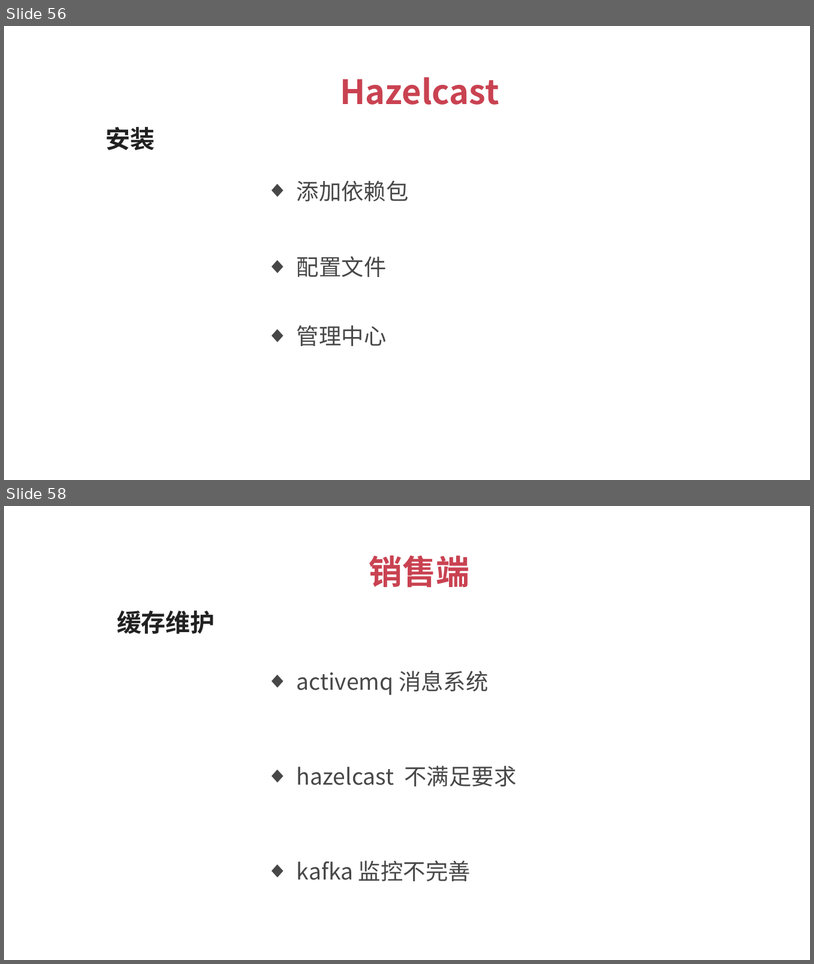
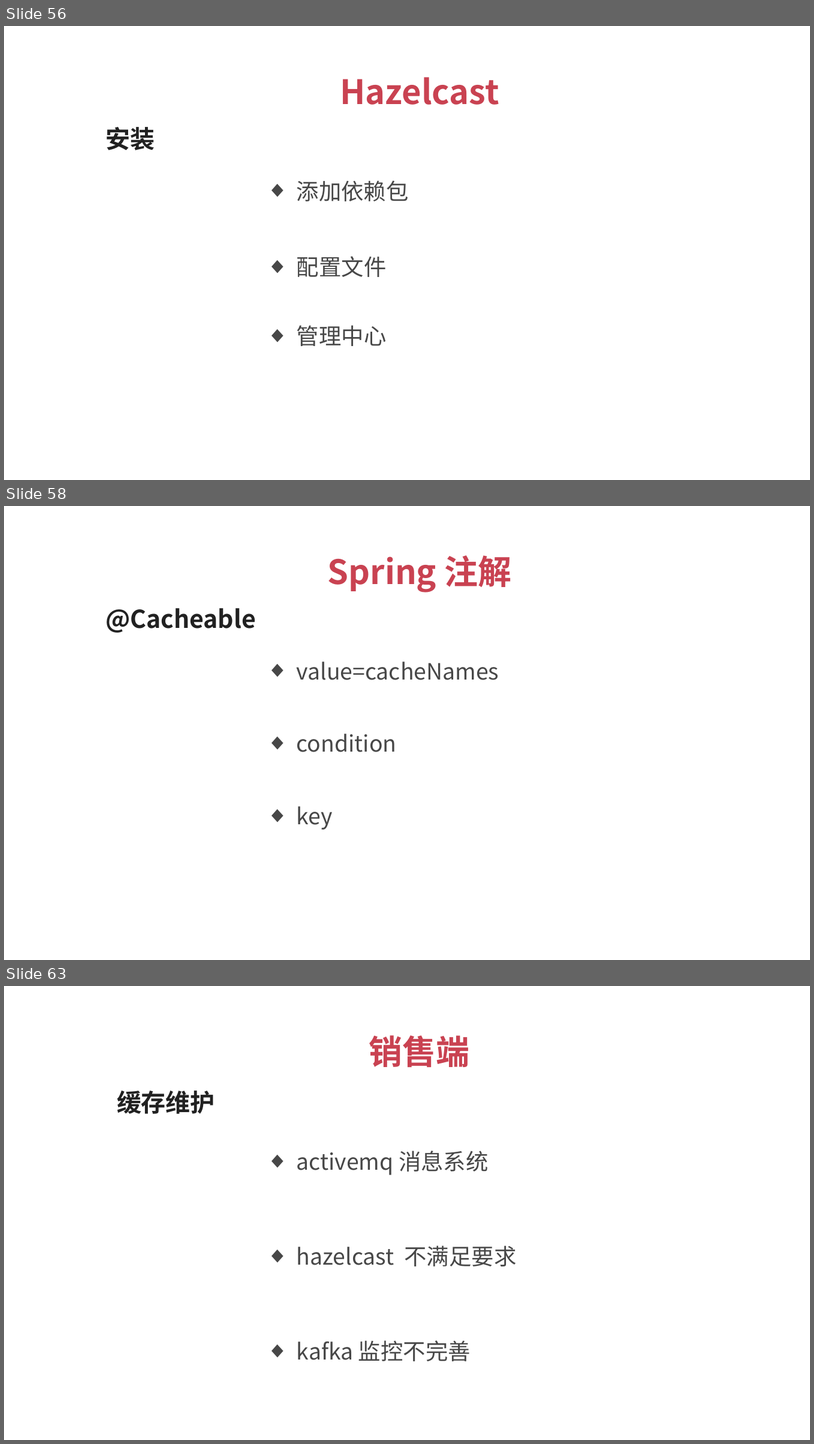
Before and after one commit to 1329555958/financial, a slide deck: 理财平台.pptx. Shown one above the other, each under a label of ours: slides 56 and 58 before the commit, slides 56, 58 and 63 after it; the slides between them are not shown. The pictures are 814x964 and 814x1444 pixels, drawn with LibreOffice and Linux fonts; fonts in the diff are those of the drawing. Boxes give left, top, right and bottom in pixels: in the first picture for what was removed or moved away, otherwise in the second. Text is boxed around its words. In the diff, an @@ line names an element or a change of style, - is before the commit and + after.

```diff
--- a/理财平台.pptx
+++ b/理财平台.pptx
@@ slide 58 added at (4,506,810,960), background #FFFFFF @@
@@ text added at (328,555,512,592), 30 pt, text #C94251, bold @@
+Spring 注解
@@ text added at (105,608,256,633), 22 pt, text #212121, bold @@
+@Cacheable
@@ text added at (297,661,500,680), 20 pt, text #474747 @@
+  ◆ value=cacheNames
@@ text added at (297,733,397,752), 20 pt, text #474747 @@
+  ◆ condition
@@ text added at (297,806,333,829), 20 pt, text #474747 @@
+  ◆ key
@@ what was slide 58 is now slide 63 @@
```
Also in this commit, not shown: 1 slide changed, 4 other slides added, 7 other files.
